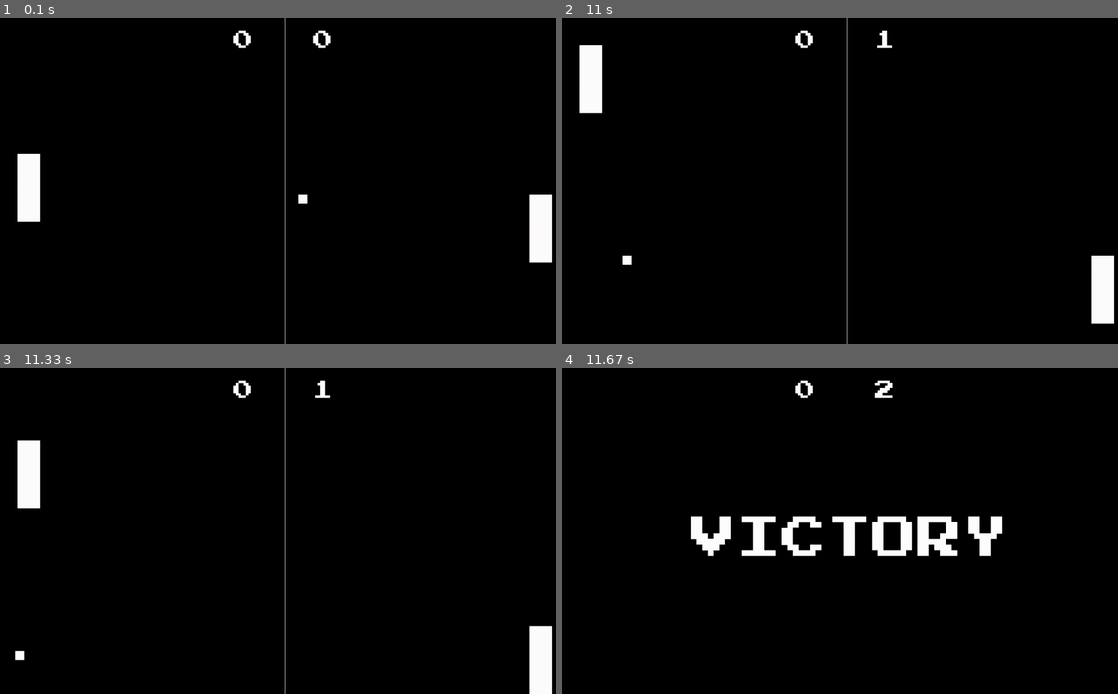
Above: before the commit, frames 1-4 (two rows, left to right).
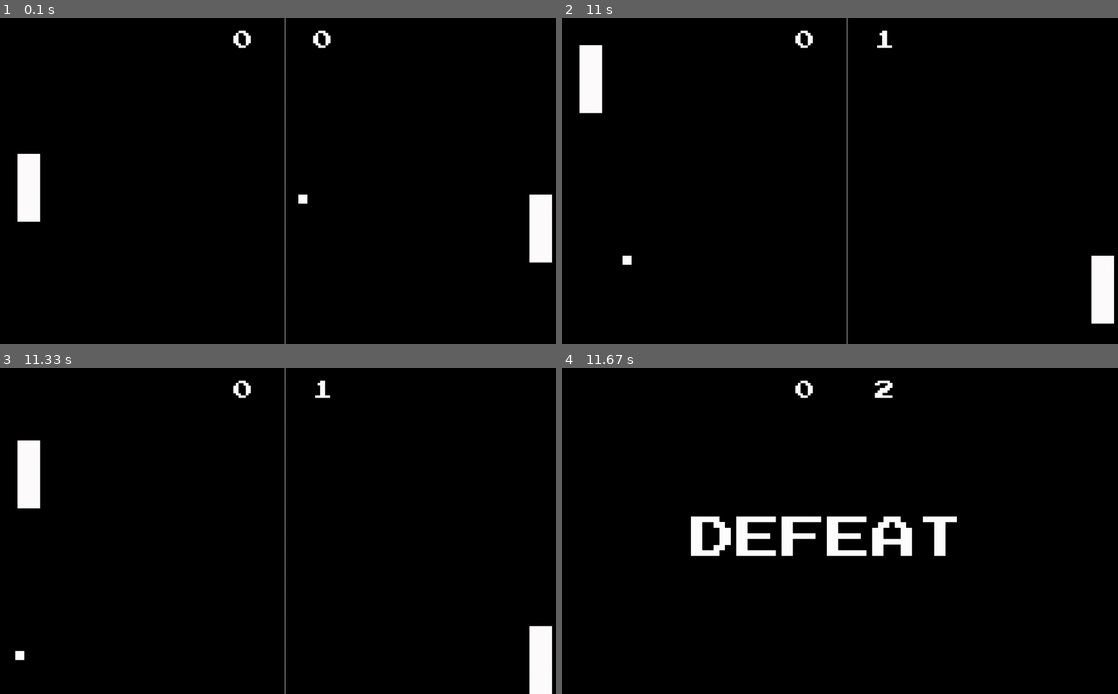
Above: after the commit, the same moments.

Repository: ViniciusSouzaCosta/Pong-with-Upgrades
Game: pygame game, started from pong-pygame/mypongpygame.py
Same seed, same stepped clock (60 frames per second), same inputs: the game is played once before the commit and once after it.
Inputs:
- Up to frame 1 (0.1 s): no input
- Up to frame 2 (11 s): hold Up 0.33-0.8 s; hold Down 0.83-1.2 s; hold Up 1.23-1.53 s; hold Down 1.57-1.87 s; hold Up 1.9-2.27 s; hold Down 2.3-2.67 s; hold Up 2.7-3 s; hold Down 3.03-3.33 s; hold Up 3.37-3.73 s; hold Down 3.77-4.13 s; hold Up 4.17-4.47 s; hold Down 4.5-4.8 s; hold Up 4.83-5.2 s; hold Down 5.23-5.6 s; hold Up 5.63-5.93 s; hold Down 5.97-6.27 s; hold Up 6.3-6.67 s; hold Down 6.7-7.07 s; hold Up 7.1-7.4 s; hold Down 7.43-7.73 s; hold Up 7.77-8.13 s; hold Down 8.17-8.53 s; hold Up 8.57-8.87 s; hold Down 8.9-9.2 s; hold Up 9.23-9.6 s; hold Down 9.63-10 s; hold Up 10.03-10.33 s; hold Down 10.37-10.67 s; hold Up from 10.7 s (still down)
- Up to frame 3 (11.33 s): release Up at 11.07 s; hold Down from 11.1 s (still down)
- Up to frame 4 (11.67 s): release Down at 11.47 s

Frames 1-3 are identical in both runs. In frame 4, 3.1% of the frame differs, in the area x 23-80%, y 45-58%.

Commit message:
addition defeat screen

Diff:
--- a/pong-pygame/mypongpygame.py
+++ b/pong-pygame/mypongpygame.py
@@ -27,6 +27,12 @@
 victory_text = victory_font .render('VICTORY', True, COLOR_WHITE, COLOR_BLACK)
 victory_text_rect = score_text.get_rect()
 victory_text_rect.center = (450, 350)
+
+# defeat text
+defeat_font = pygame.font.Font('assets/PressStart2P-vaV7.ttf', 100)
+defeat_text = defeat_font .render('DEFEAT', True, COLOR_WHITE, COLOR_BLACK)
+defeat_text_rect = score_text.get_rect()
+defeat_text_rect.center = (450, 350)
 
 # sound effects
 bounce_sound_effect = pygame.mixer.Sound('assets/bounce.wav')
@@ -81,7 +87,7 @@
         if ball_x + 20 >= 50 and ball_x <= 100:  # bugfix under and above paddle collider
             if player_1_y + 150 == ball_y or player_1_y == ball_y + 20:
                 ball_dx *= -2
-                ball_dy *= random.randint([-1, 1]) * abs(ball_dy)
+                ball_dy *= random.randint(-1, 1) * abs(ball_dy)
                 bounce_sound_effect.play()
 
         # ball collision with the player 2 's paddle
@@ -94,7 +100,7 @@
         if ball_x + 20 >= 1180 and ball_x <= 1130:  # bugfix under and above paddle collider
             if player_1_y + 150 == ball_y or player_1_y == ball_y + 20:
                 ball_dx *= -1
-                ball_dy *= random.randint([-1, 1]) * abs(ball_dy)
+                ball_dy *= random.randint(-1, 1) * abs(ball_dy)
                 bounce_sound_effect.play()
         # ball speed halved after each score
         # scoring points
@@ -154,11 +160,16 @@
         screen.blit(score_text, score_text_rect)
         pygame.draw.aaline(screen, COLOR_WHITE, (1280/2,0), (1280 / 2,720))
     else:
-        # drawing victory
-        screen.fill(COLOR_BLACK)
-        screen.blit(score_text, score_text_rect)
-        screen.blit(victory_text, victory_text_rect)
-
+        if score_1 == 2:
+            # drawing victory
+            screen.fill(COLOR_BLACK)
+            screen.blit(score_text, score_text_rect)
+            screen.blit(victory_text, victory_text_rect)
+        if score_2 == 2:
+            # drawing defeat
+            screen.fill(COLOR_BLACK)
+            screen.blit(score_text, score_text_rect)
+            screen.blit(defeat_text, defeat_text_rect)
     # update screen
     pygame.display.flip()
     game_clock.tick(60)
